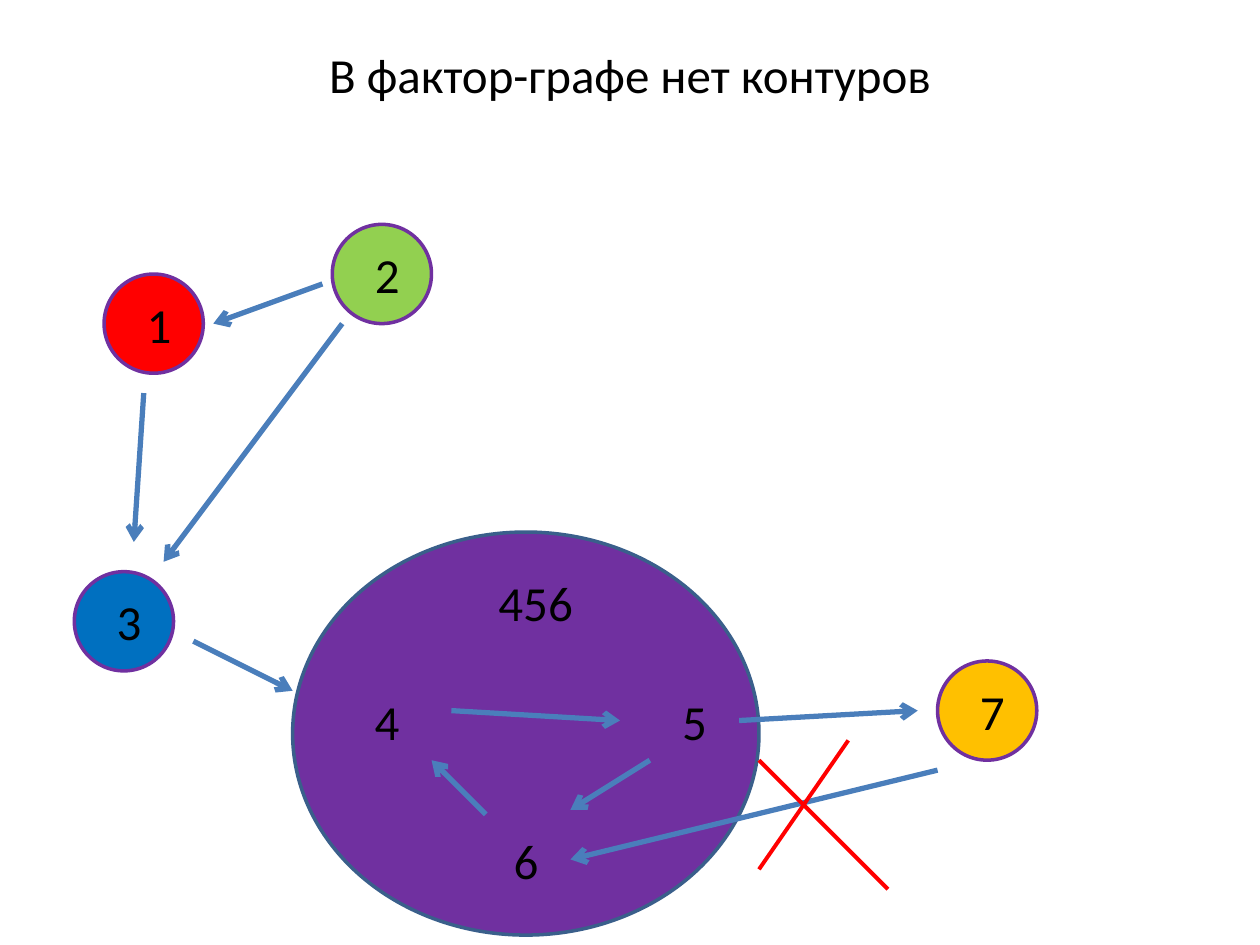
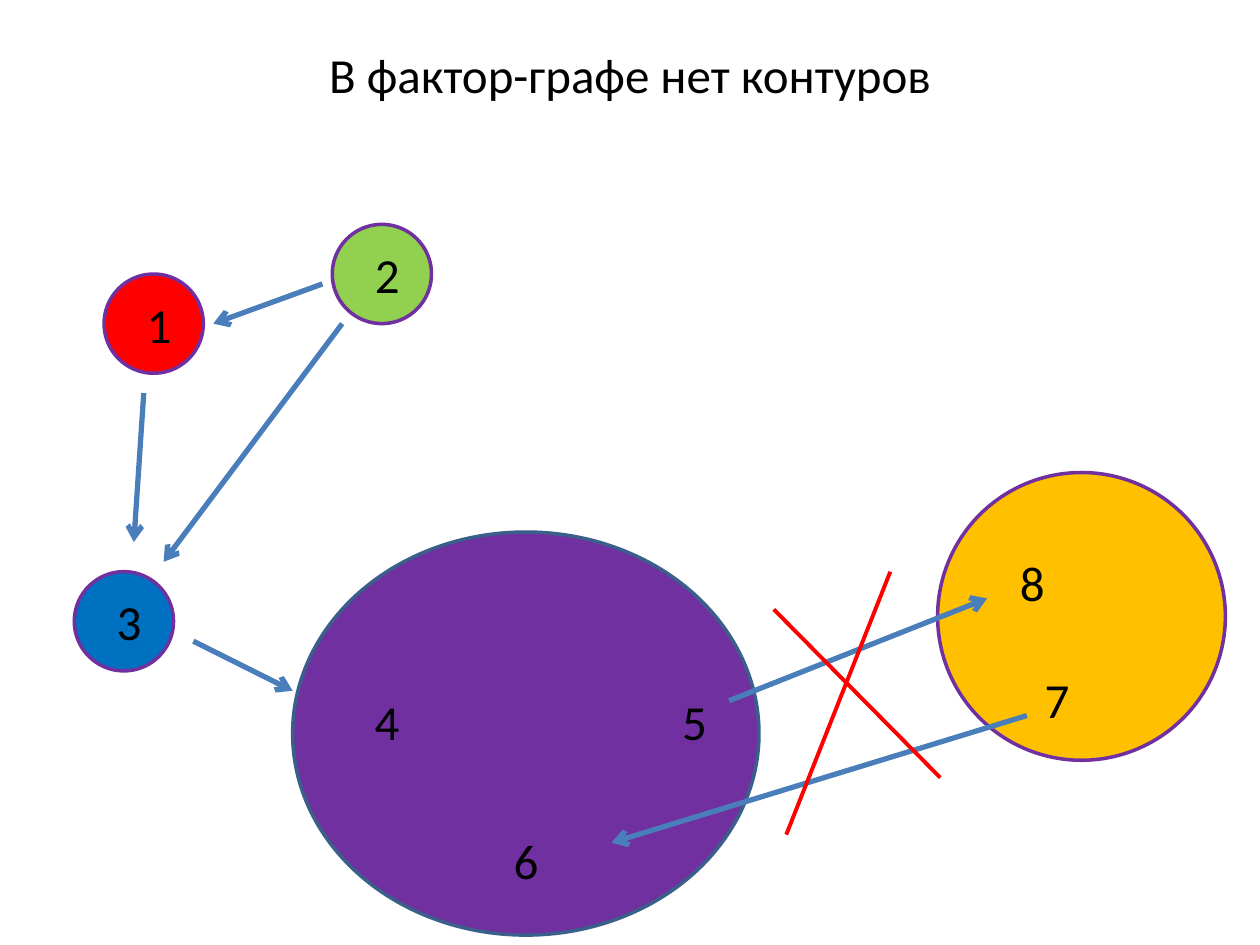
Before and after one commit to SteinbergOB/ANG, a slide deck: slide 67 of Презентации/Лекция 0.pptx (slide 69 before the commit). Drawn at 1260x945 pixels with LibreOffice and Linux fonts; fonts in the diff are those of the drawing. Boxes give left, top, right and bottom in pixels: in the first picture for what was removed or moved away, otherwise in the second. Text is boxed around its words. In the diff, an @@ line names an element or a change of style, - is before the commit and + after.

```diff
--- a/Презентации/Лекция 0.pptx
+++ b/Презентации/Лекция 0.pptx
@@ ellipse: place and size @@
-ellipse at [937, 662, 1037, 761]
+ellipse at [937, 472, 1225, 760]
@@ text added at [1020, 567, 1045, 602], 28 pt, text #000000 @@
+8
@@ text removed at [498, 588, 572, 622] @@
-456
@@ arrow moved from (740, 721) - (917, 711) to (730, 701) - (987, 598) @@
@@ line moved from (848, 741) - (759, 869) to (891, 572) - (786, 834) @@
@@ line moved from (888, 890) - (759, 760) to (940, 777) - (774, 610) @@
@@ text "7": place and size @@
-text "7" at [980, 698, 1005, 730]
+text "7" at [1045, 686, 1070, 718]
@@ arrow removed from (451, 711) to (620, 721) @@
@@ arrow moved from (937, 770) - (571, 859) to (1027, 716) - (611, 843) @@
@@ arrow removed from (486, 814) to (432, 760) @@
@@ arrow removed from (650, 760) to (571, 810) @@
```
Also in this commit, not shown: 19 other slides changed, 2 slides removed.
